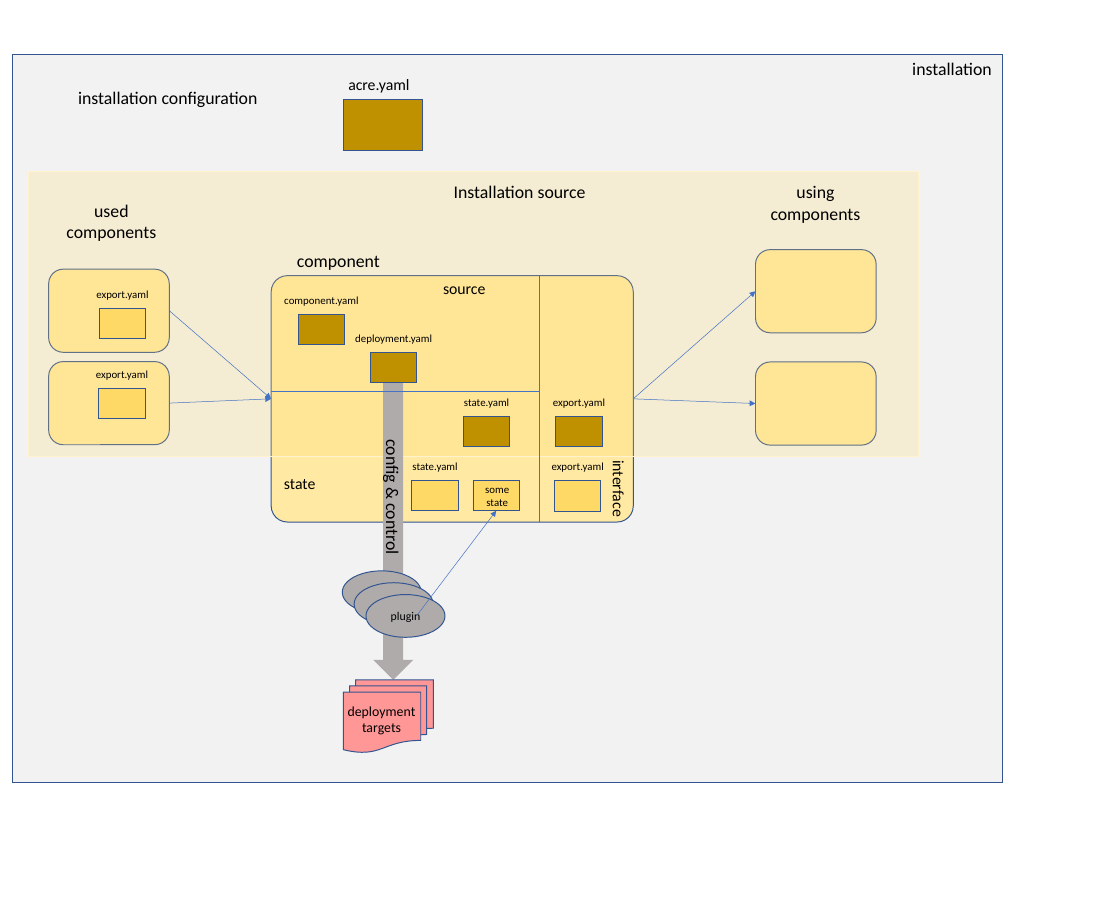
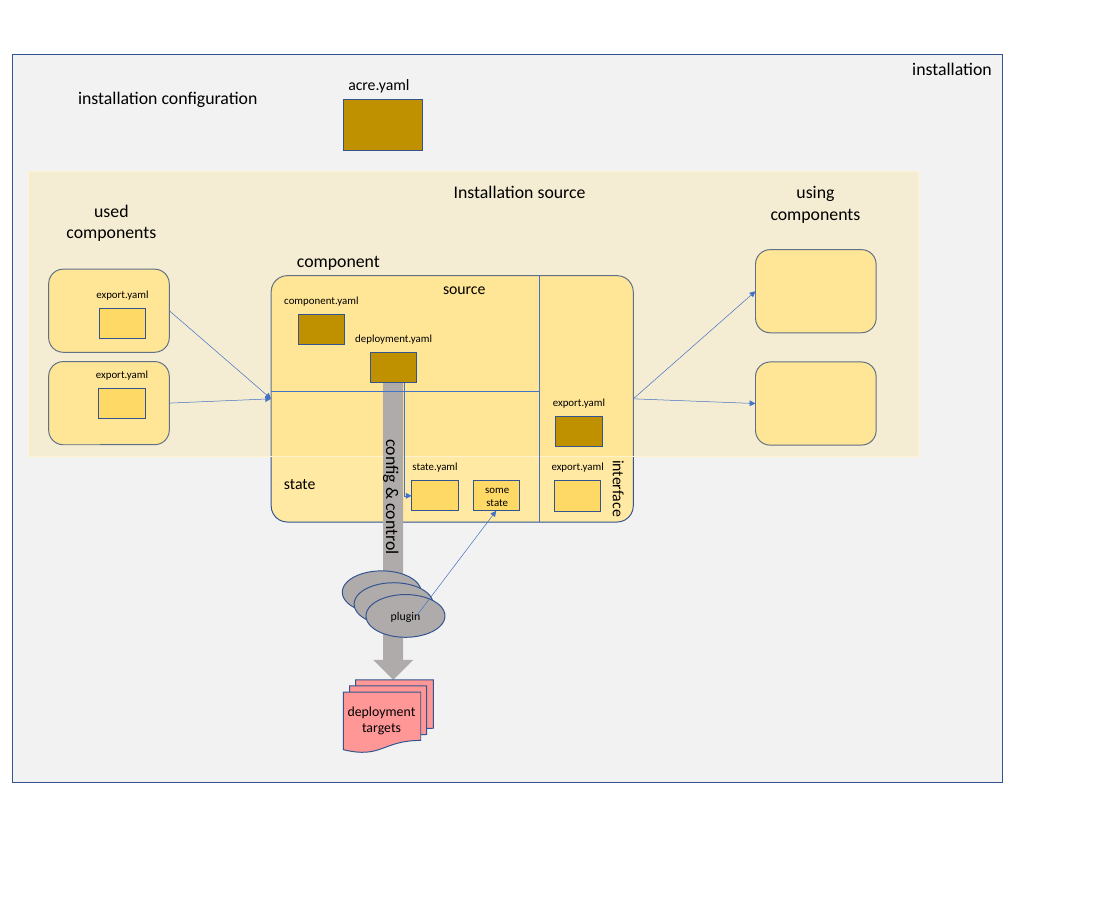
Before and after one commit to gardener/sow, a slide deck: slide 2 of doc/sow.pptx. Drawn at 1120x924 pixels with LibreOffice and Linux fonts; fonts in the diff are those of the drawing. Boxes give left, top, right and bottom in pixels: in the first picture for what was removed or moved away, otherwise in the second. Text is boxed around its words. In the diff, an @@ line names an element or a change of style, - is before the commit and + after.

Commit message:
utilize spiff state support

```diff
--- a/doc/sow.pptx
+++ b/doc/sow.pptx
@@ elbow arrow added from (404, 383) to (412, 496), #4472C4 0.5 pt @@
@@ rectangle removed at box(464, 416, 510, 446) @@
@@ text removed at box(464, 398, 509, 408) @@
-state.yaml
```
Also in this commit, not shown: 1 other slide changed, 7 other files.
